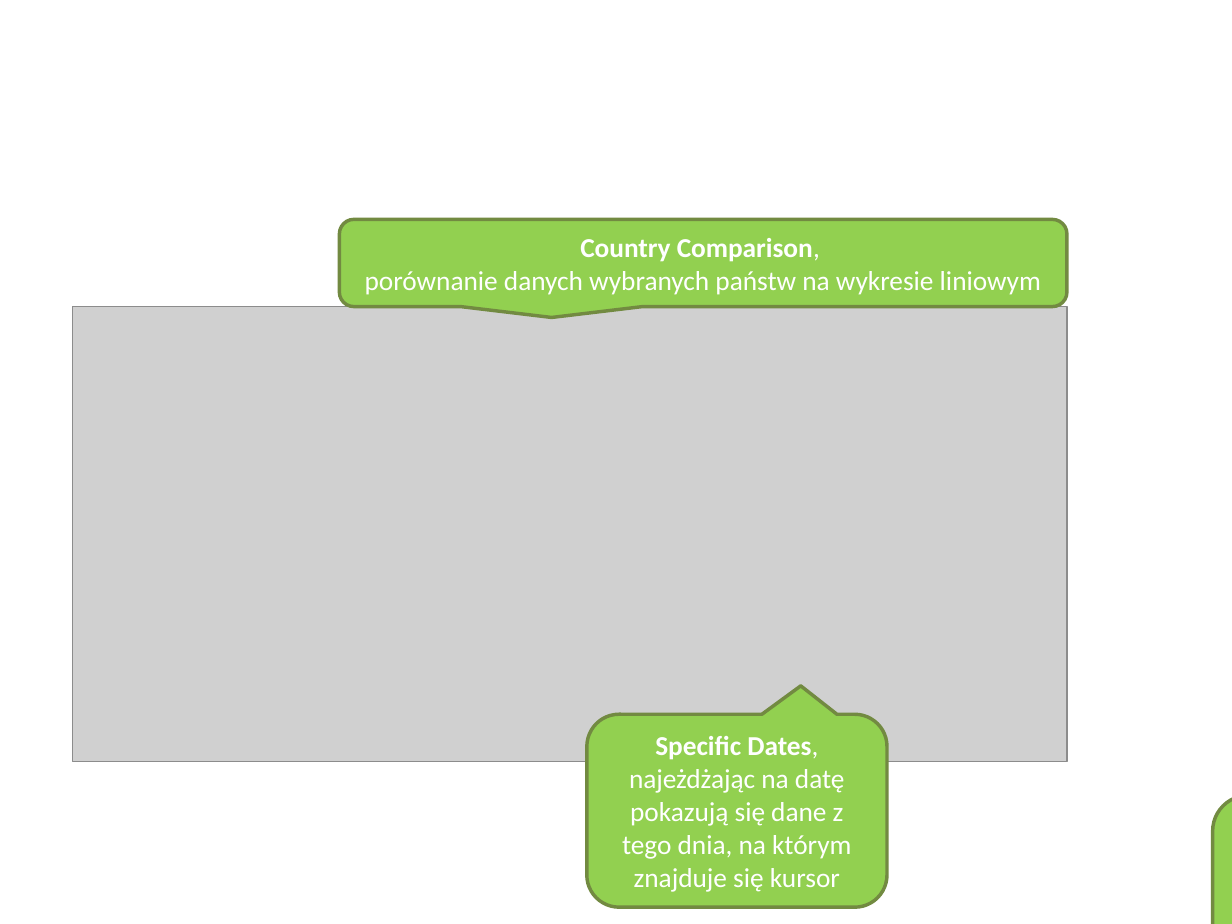
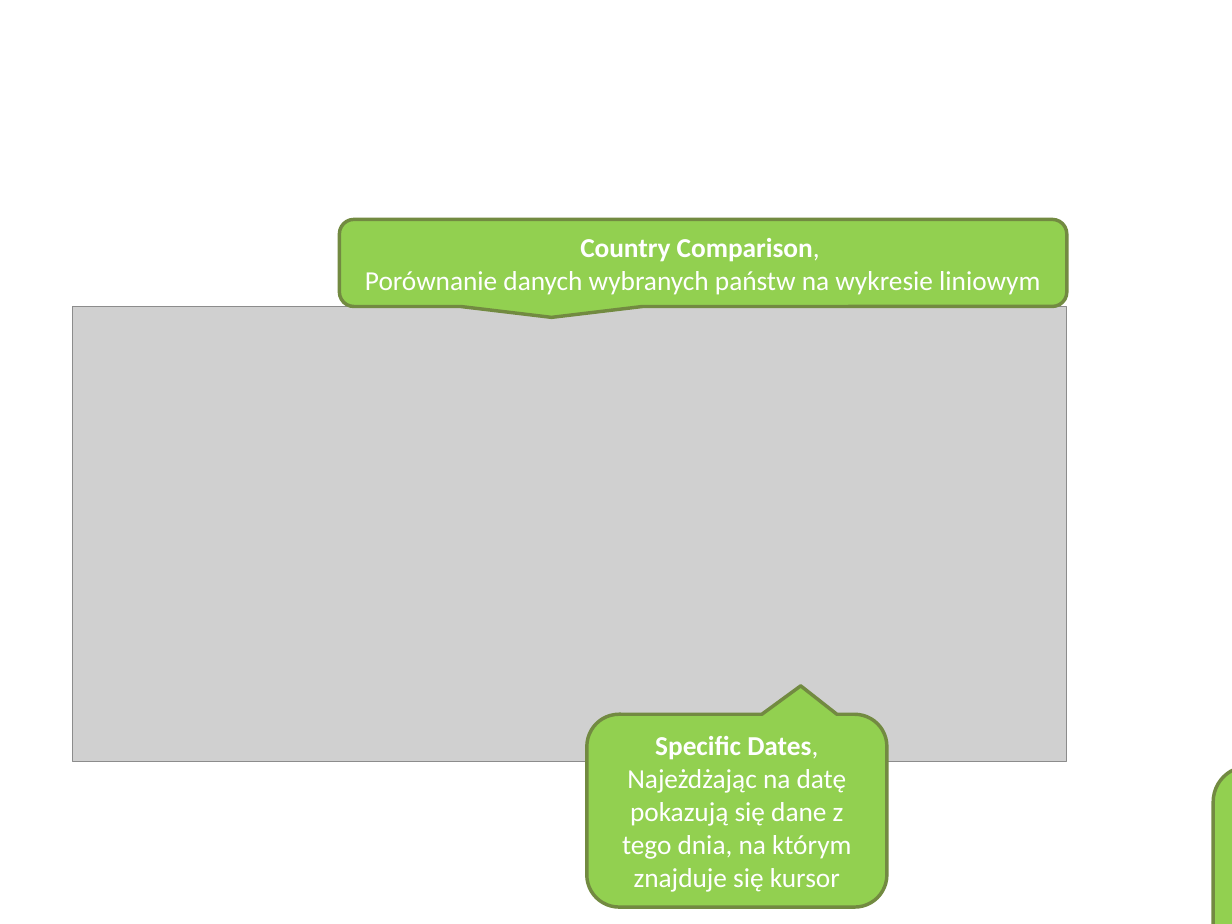
Before and after one commit to janiszewskibartlomiej/COVID-19-Thesis-Postgraduate_studies_on_WSB, a slide deck: slide 9 of docs/WSB_prezentacja_pracy_dyplomowej.pptx (slide 10 before the commit). Drawn at 1232x924 pixels with LibreOffice and Linux fonts; fonts in the diff are those of the drawing; grey boxes stand for pictures; background and template pictures are left out. Boxes give left, top, right and bottom in pixels: in the first picture for what was removed or moved away, otherwise in the second. Text is boxed around its words. In the diff, an @@ line names an element or a change of style, - is before the commit and + after.

```diff
--- a/docs/WSB_prezentacja_pracy_dyplomowej.pptx
+++ b/docs/WSB_prezentacja_pracy_dyplomowej.pptx
@@ text in rounded speech box at [365,238,1040,295]: text changed @@
-Country Comparison,
-porównanie danych wybranych państw na wykresie liniowym
+Country Comparison,
+Porównanie danych wybranych państw na wykresie liniowym
@@ text in rounded speech box at [622,736,851,892]: text changed @@
-Specific Dates, najeżdżając na datę pokazują się dane z tego dnia, na którym znajduje się kursor
+Specific Dates, Najeżdżając na datę pokazują się dane z tego dnia, na którym znajduje się kursor
@@ rounded speech box "Line Charts, Możliwości usunięcia lub ...": place and size @@
-rounded speech box "Line Charts, Możliwości usunięcia lub ..." at [1212,796,1232,924]
+rounded speech box "Line Charts, Możliwości usunięcia lub ..." at [1214,766,1232,924]
```
Also in this commit, not shown: 6 other slides changed, 6 slides added, 4 slides removed, 1 other file.
